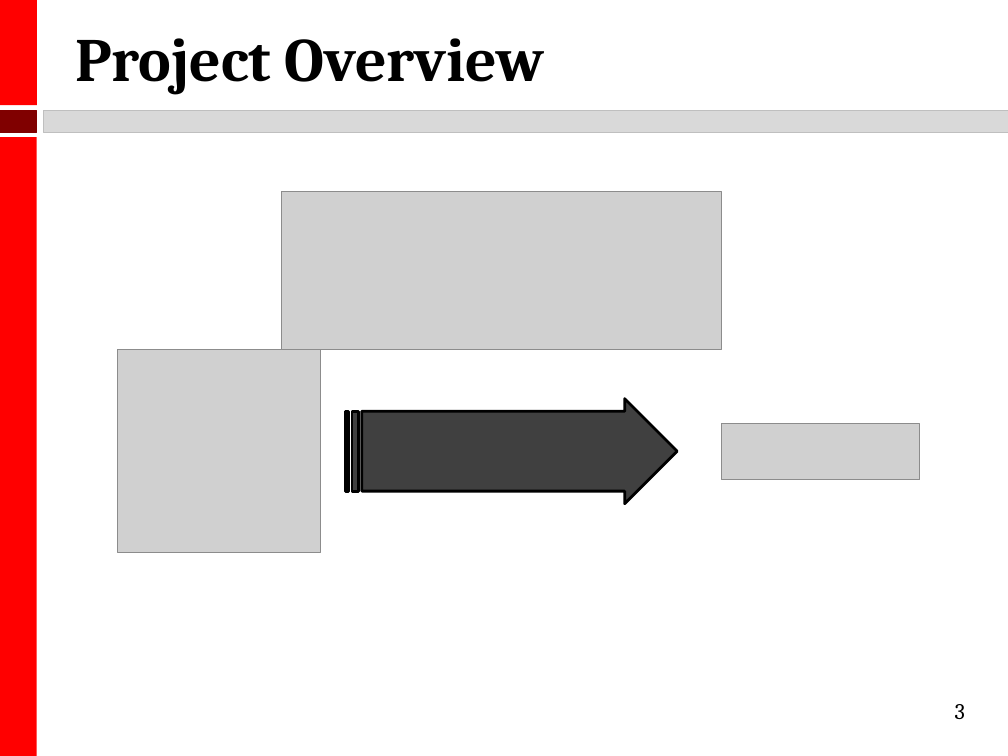
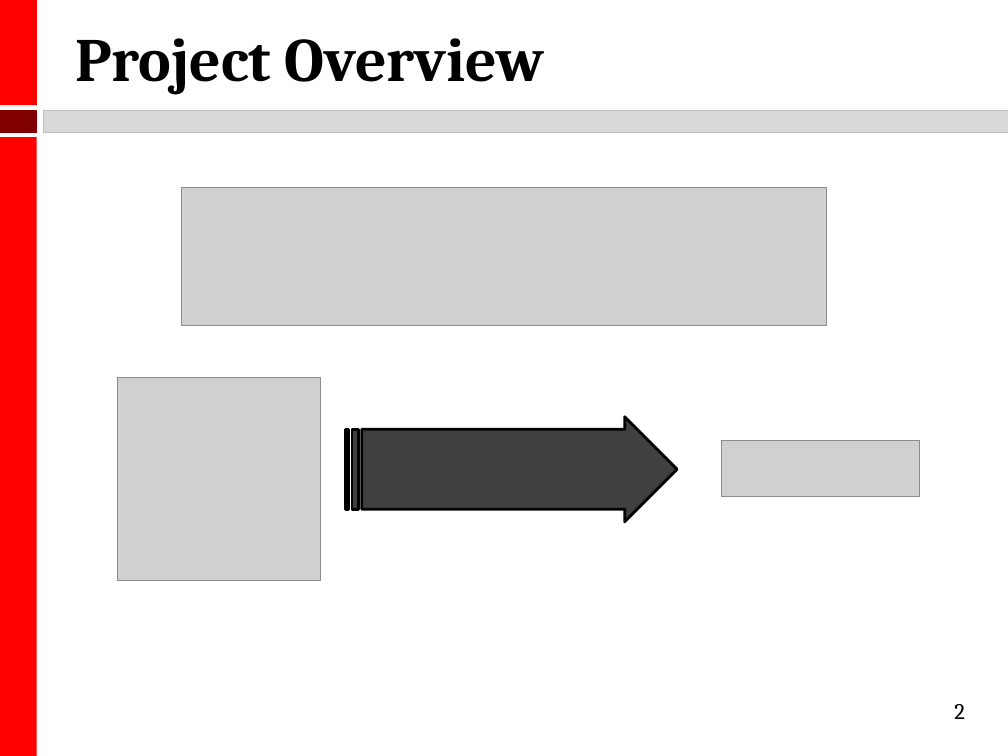
Before and after one commit to kmhoo/AdvancedMLProject, a slide deck: slide 2 of advML_final_presentation.pptx (slide 3 before the commit). Drawn at 1008x756 pixels with LibreOffice and Linux fonts; fonts in the diff are those of the drawing; grey boxes stand for pictures. Boxes give left, top, right and bottom in pixels: in the first picture for what was removed or moved away, otherwise in the second. Text is boxed around its words. In the diff, an @@ line names an element or a change of style, - is before the commit and + after.

Commit message:
update slides

```diff
--- a/advML_final_presentation.pptx
+++ b/advML_final_presentation.pptx
@@ picture: place and size @@
-picture at [281, 192, 721, 350]
+picture at [181, 187, 827, 325]
@@ picture: place and size @@
-picture at [118, 350, 322, 552]
+picture at [118, 378, 322, 581]
@@ striped right arrow: place and size @@
-striped right arrow at [346, 399, 677, 504]
+striped right arrow at [346, 417, 677, 522]
@@ picture: place and size @@
-picture at [721, 423, 919, 480]
+picture at [721, 440, 919, 497]
@@ page number at [954, 704, 965, 719]: text changed @@
-3
+2
```
Also in this commit, not shown: 1 other slide changed, 2 slides added, 3 slides removed.
